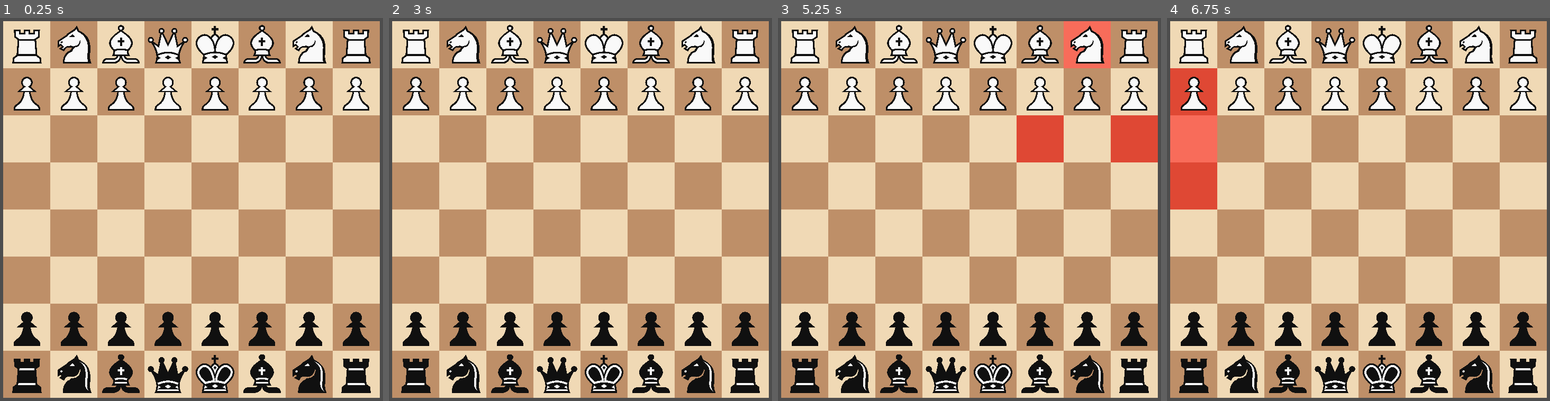
Above: before the commit, frames 1-4 (left to right).
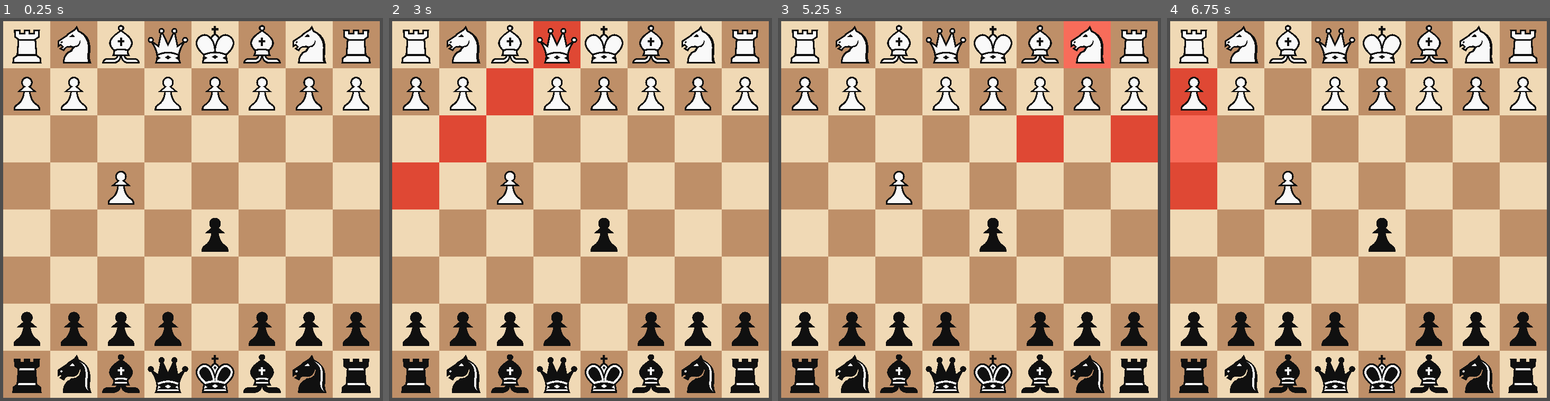
Above: after the commit, the same moments.

Repository: imaducklol/chess
Game: Godot game, scene res://main.tscn
The game is run twice, just before and just after one commit, with the same random seed, the same clock (stepped at 60 frames per second) and the same inputs.
Inputs (mouse positions are in pixels of both pictures, inside the frame that each line leads up to):
- Up to frame 1 (0.25 s): no input
- Up to frame 2 (3 s): click (415, 44) at 0.52 s; click (461, 44) at 1.27 s; click (511, 44) at 2.02 s; click (557, 44) at 2.77 s
- Up to frame 3 (5.25 s): click (992, 44) at 3.52 s; click (1038, 44) at 4.27 s; click (1088, 44) at 5.02 s
- Up to frame 4 (6.75 s): click (1523, 44) at 5.77 s; click (1193, 90) at 6.52 s

The runs differ from the first frame. In frame 1, 1.3% of the frame differs, in the area x 28-60%, y 15-86%; in frame 2, 6.5%, in the area x 0-60%, y 0-86%; in frame 3, 1.3%; in frame 4, 1.3%.

Commit message:
Fixed castling

Diff:
--- a/scripts/board.gd
+++ b/scripts/board.gd
@@ -15,7 +15,7 @@
 
 	board_helper.initialize_board(board)
 	board_helper.load_from_fen(board, turn, "rnbqkbnr/pppppppp/8/8/8/8/PPPPPPPP/RNBQKBNR w KQkq - 0 1", board_updated)
-	#board_helper.load_from_fen(board, turn, "rnbqkbnr/pp1ppppp/8/2p5/4P3/8/PPPP1PPP/RNBQKBNR w KQkq c6 0 2", board_updated)
+	board_helper.load_from_fen(board, turn, "rnbqkbnr/pp1ppppp/8/2p5/4P3/8/PPPP1PPP/RNBQKBNR w KQkq c6 0 2", board_updated)
 	#board_helper.load_from_fen(board, turn, "8/8/8/4Q3/8/8/8/8 w KQkq c6 0 2", board_updated)
 
 func move(src: int, dest: int) -> void:
@@ -33,6 +33,18 @@
 			#board[dest + 8] = board[src]
 			#board[src] = Piece.new()
 			#return
+	elif piece.type == Piece.Type.KING:
+		# Castle kingside
+		if dest - src == 3:
+			board[src + 2] = board[src]
+			board[dest - 2] = board[dest]
+			board[src] = Piece.new()
+			board[dest] = Piece.new()
+		else:
+			board[src - 2] = board[src]
+			board[dest + 3] = board[dest]
+			board[src] = Piece.new()
+			board[dest] = Piece.new()
 
 	piece.has_moved = true
 
@@ -110,9 +122,9 @@
 	var vec_pos := Vector2(pos % 8, pos / 8)
 	for diff: int in [1, 7, 8, 9]:
 		for mult: int in [-1, 1]:
-			var dest = pos + diff * mult
+			var dest := pos + diff * mult
 			@warning_ignore("integer_division")
-			var vec_dest = Vector2(dest % 8, dest / 8)
+			var vec_dest := Vector2(dest % 8, dest / 8)
 			if abs(vec_dest.x - vec_pos.x) > 1 or abs(vec_dest.y - vec_pos.y) > 1 or not _valid_position(dest):
 				continue
 			if not _pos_is_ally_of(piece, dest): moves.append(dest)
@@ -120,10 +132,12 @@
 	# Castling?!
 	# Array accesses protected by piece.has_moved in most cases (won't work for other game modes)
 	if piece.has_moved: return moves
-	if not board[pos - 2].has_moved and board[pos - 2].type == Piece.Type.ROOK:
-		moves.append(pos - 2)
-	if not board[pos + 2].has_moved and board[pos + 2].type == Piece.Type.ROOK:
-		moves.append(pos + 2)
+	if not board[pos - 4].has_moved and board[pos - 4].type == Piece.Type.ROOK:
+		if board[pos - 1].type == 0 and board[pos - 2].type == 0 and board[pos - 3].type == 0:
+			moves.append(pos - 4)
+	if not board[pos + 3].has_moved and board[pos + 3].type == Piece.Type.ROOK:
+		if board[pos + 1].type == 0 and board[pos + 2].type == 0:
+			moves.append(pos + 3)
 	return moves
 
 func _straight_moves(piece: Piece, pos: int) -> Array[int]:
@@ -244,6 +258,7 @@
 	var moves: Array[int]
 	for diff: int in [-17, -15, -10, -6, 6, 10, 15, 17]:
 		var dest := pos + diff
+		@warning_ignore("integer_division")
 		if abs(dest % 8 - pos % 8) > 2 or abs(dest / 8 - pos / 8) > 2:
 			continue
 		if _valid_position(dest) and not _pos_is_ally_of(piece, dest): moves.append(dest)
